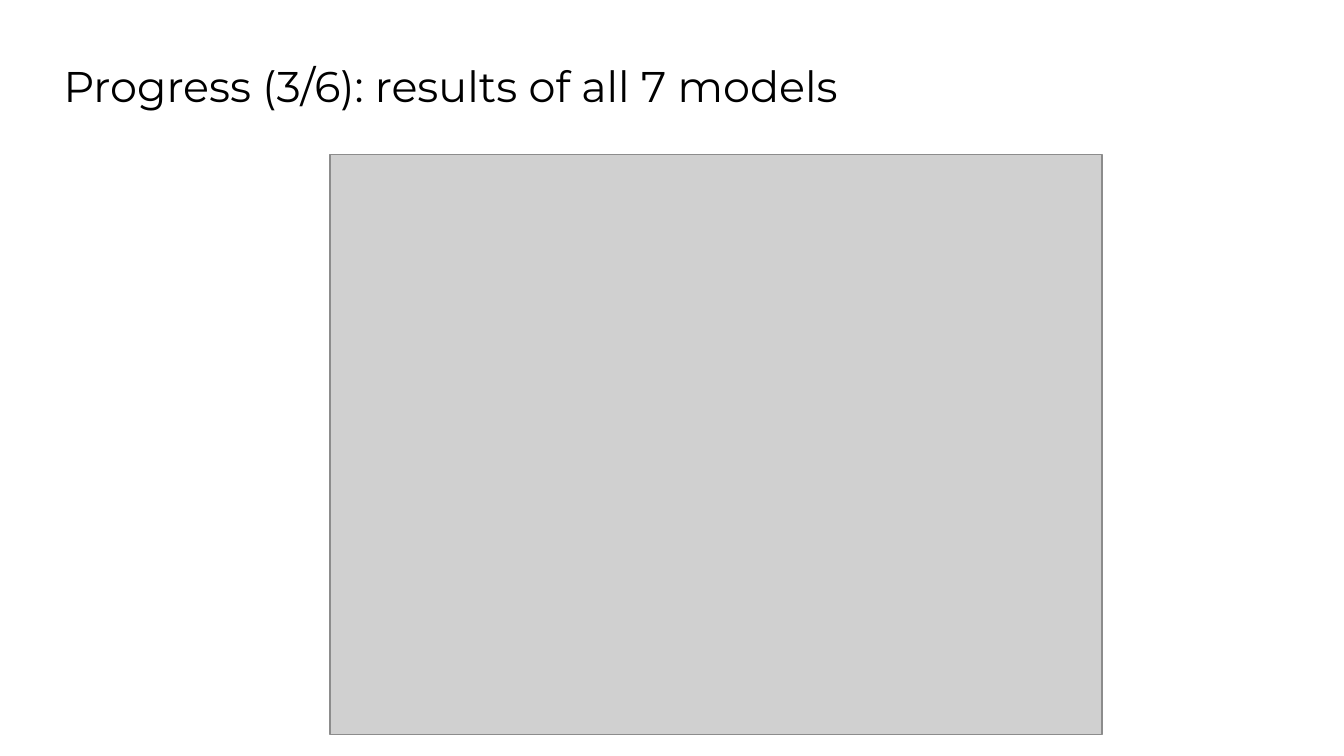
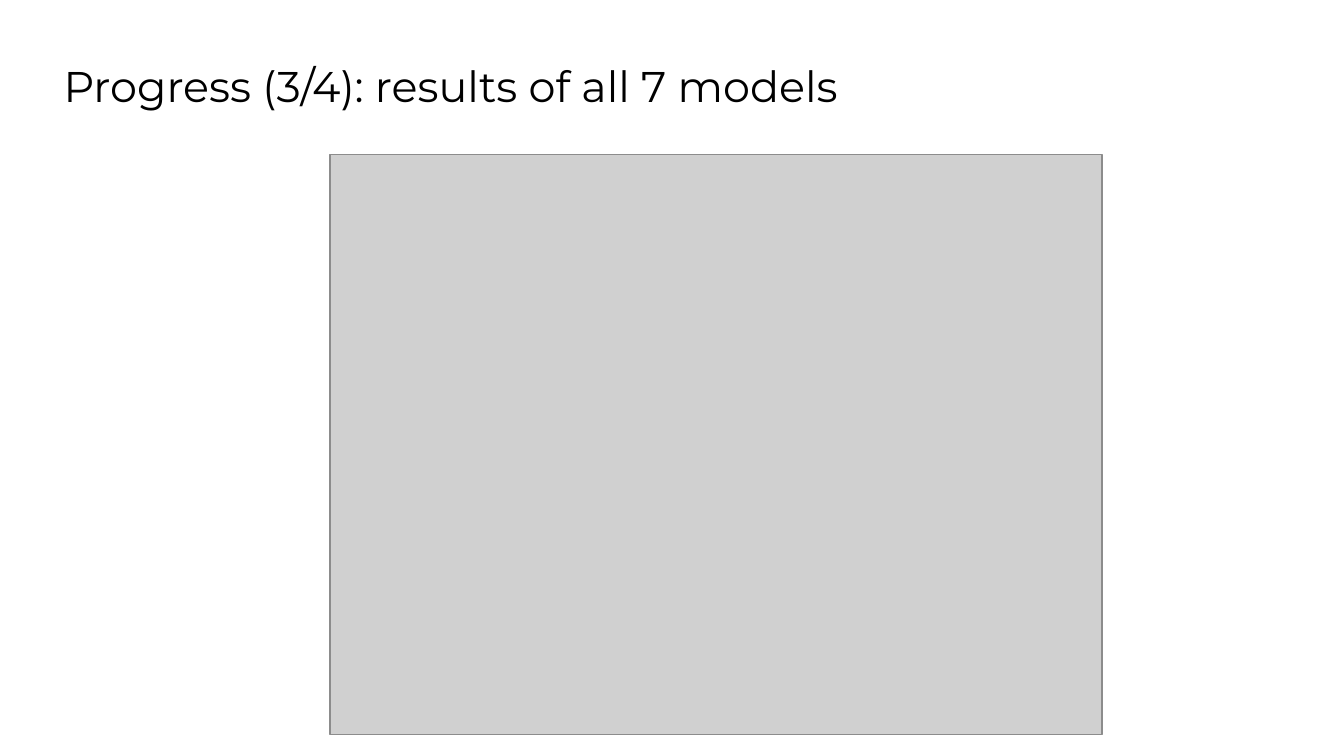
Before and after one commit to OMAR622-ai/dna-xlstm-charna, a slide deck: slide 5 of docs/meetings/2026-11_meeting/Progress_Meeting_Omar_Mohamed.pptx. Drawn at 1344x756 pixels with LibreOffice and Linux fonts; fonts in the diff are those of the drawing; grey boxes stand for pictures; background and template pictures are left out. Boxes give left, top, right and bottom in pixels: in the first picture for what was removed or moved away, otherwise in the second. Text is boxed around its words. In the diff, an @@ line names an element or a change of style, - is before the commit and + after.

Commit message:
Meeting slides: remove the Genomic Benchmarks slides, keep the NT results

```diff
--- a/docs/meetings/2026-11_meeting/Progress_Meeting_Omar_Mohamed.pptx
+++ b/docs/meetings/2026-11_meeting/Progress_Meeting_Omar_Mohamed.pptx
@@ title at (64, 66, 838, 111): text changed @@
-Progress (3/6): results of all 7 models
+Progress (3/4): results of all 7 models
```
Also in this commit, not shown: 3 other slides changed, 2 slides removed, 2 other files.
